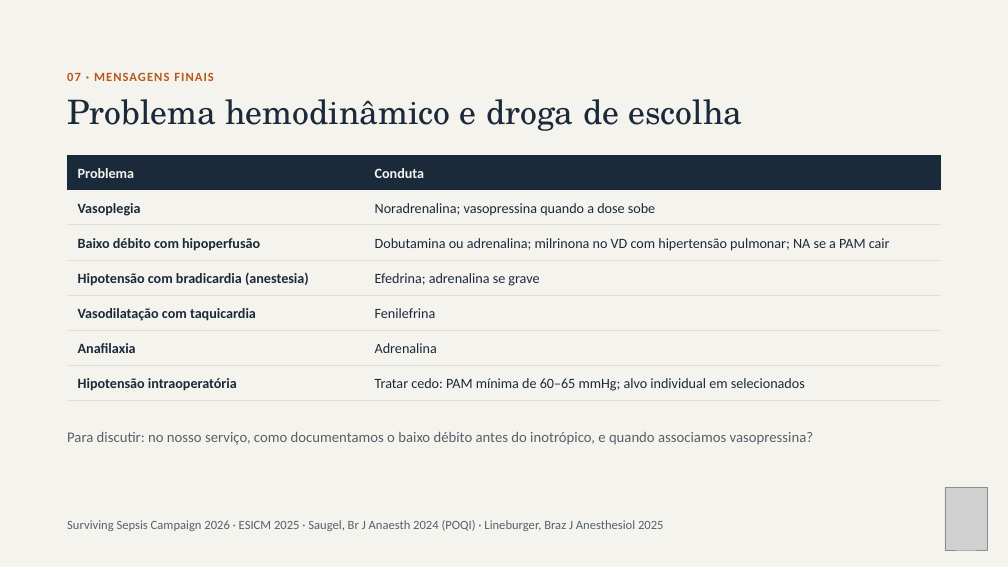
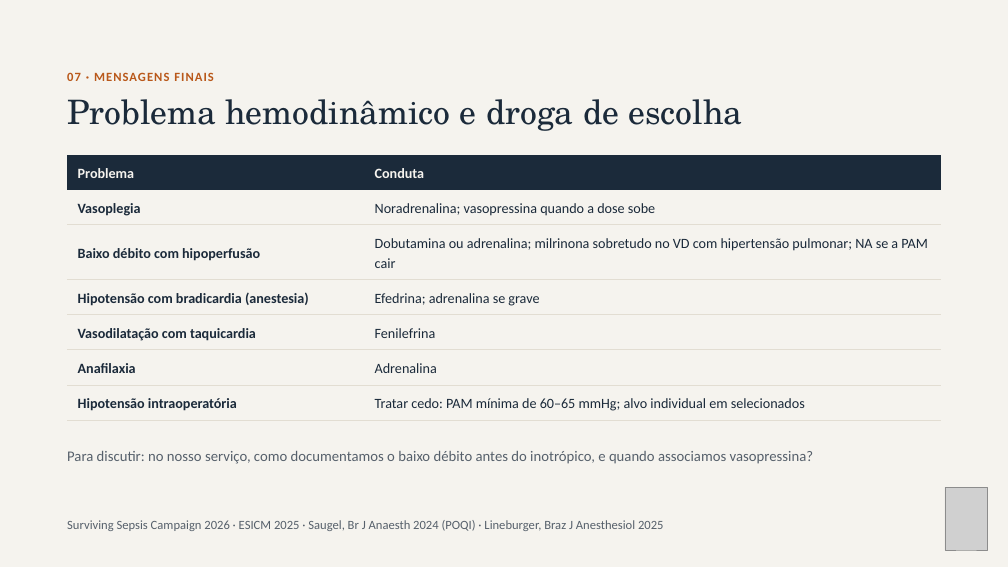
Before and after one commit to brunomoraesdubois-bit/Bruno, a slide deck: slide 19 of apresentacao/Aminas_Vasoativas.pptx. Drawn at 1008x567 pixels with LibreOffice and Linux fonts; fonts in the diff are those of the drawing; grey boxes stand for pictures. Boxes give left, top, right and bottom in pixels: in the first picture for what was removed or moved away, otherwise in the second. Text is boxed around its words. In the diff, an @@ line names an element or a change of style, - is before the commit and + after.

```diff
--- a/apresentacao/Aminas_Vasoativas.pptx
+++ b/apresentacao/Aminas_Vasoativas.pptx
@@ table at box(67, 156, 941, 415) @@
-row 3, column 2: Dobutamina ou adrenalina; milrinona no VD com hipertensão pulmonar; NA se a PAM cair
+row 3, column 2: Dobutamina ou adrenalina; milrinona sobretudo no VD com hipertensão pulmonar; NA se a PAM cair
@@ text "Para discutir: no nosso serviço, ...": place and size @@
-text "Para discutir: no nosso serviço, ..." at box(67, 432, 813, 445)
+text "Para discutir: no nosso serviço, ..." at box(67, 451, 813, 464)
```
Also in this commit, not shown: 7 other slides changed, 24 other files.
